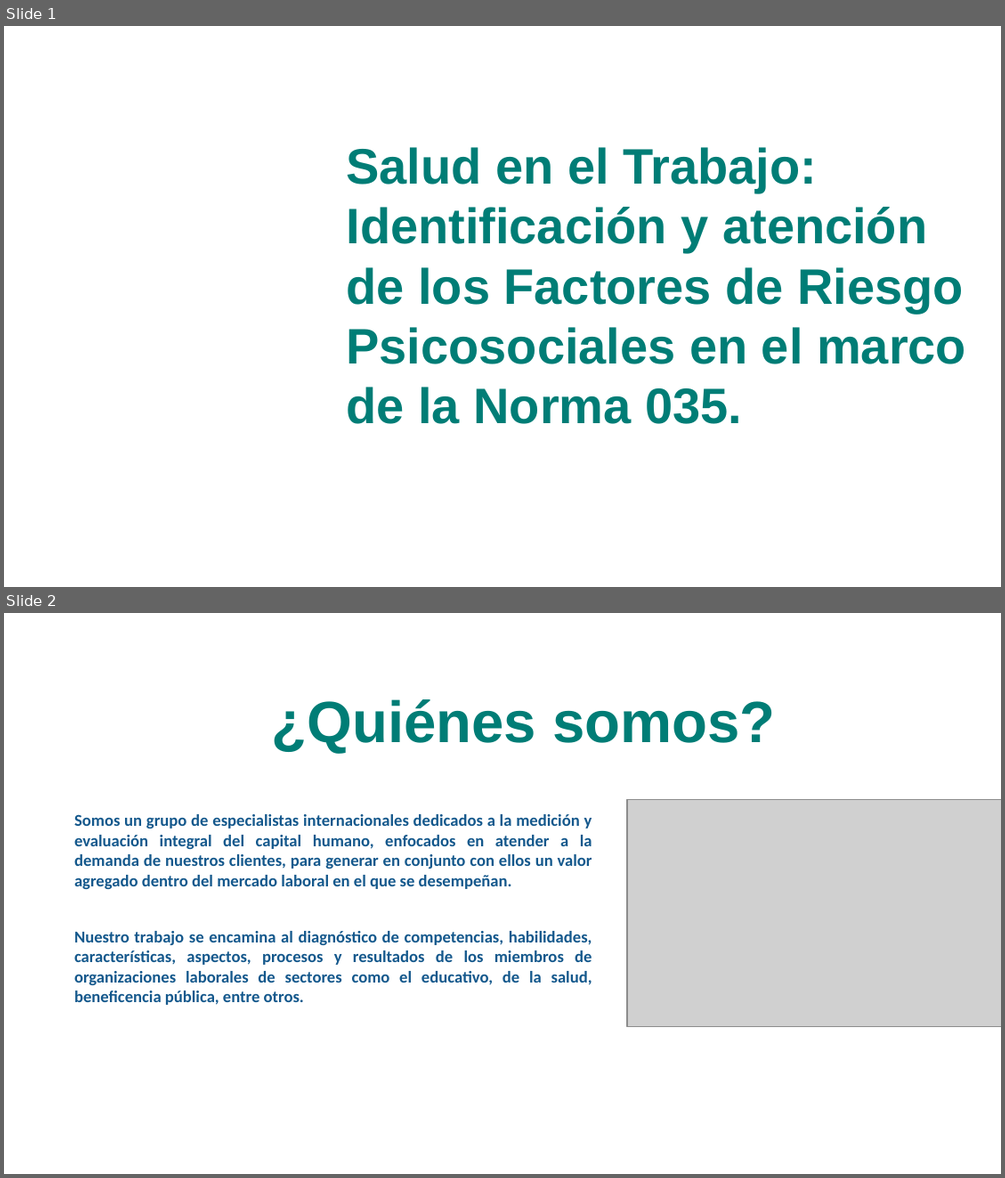
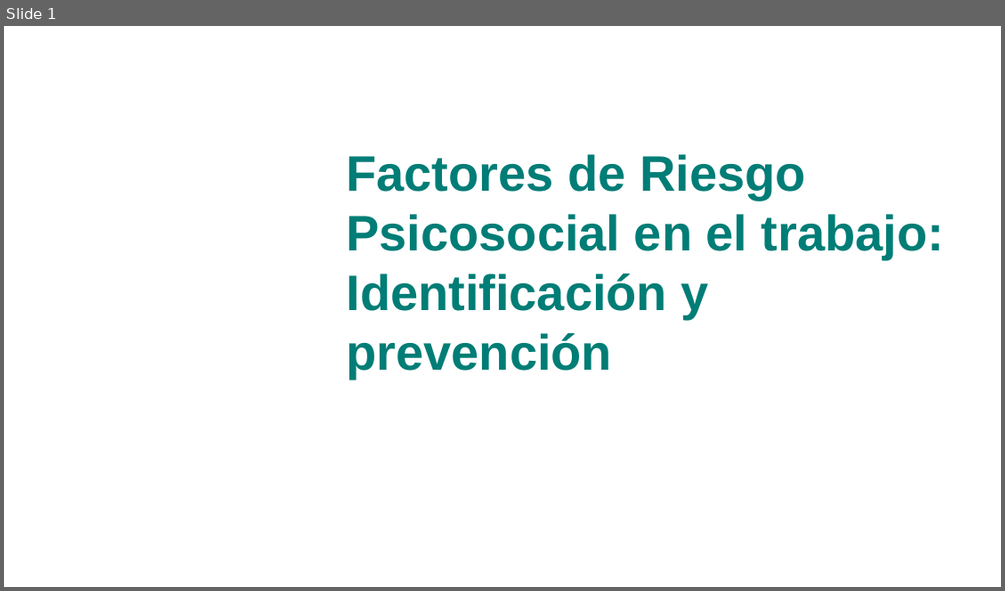
Before and after one commit to Adrifelcha/afchavez-019, a slide deck: Applied Cognitive Diagnostics/Curso Breve - FRP/Mis presentaciones/CB_Modulo-4 - Protocolos.pptx. Shown one above the other, each under a label of ours: slides 1 and 2 before the commit, slide 1 after it. The pictures are 1005x1178 and 1005x591 pixels, drawn with LibreOffice and Linux fonts; fonts in the diff are those of the drawing; grey boxes stand for pictures; background and template pictures are left out. Boxes give left, top, right and bottom in pixels: in the first picture for what was removed or moved away, otherwise in the second. Text is boxed around its words. In the diff, an @@ line names an element or a change of style, - is before the commit and + after.

```diff
--- a/Applied Cognitive Diagnostics/Curso Breve - FRP/Mis presentaciones/CB_Modulo-4 - Protocolos.pptx
+++ b/Applied Cognitive Diagnostics/Curso Breve - FRP/Mis presentaciones/CB_Modulo-4 - Protocolos.pptx
@@ slide 2 removed at (x1=4, y1=613, x2=1001, y2=1174), background picture (left out) @@
@@ rectangle removed at (x1=21, y1=646, x2=935, y2=970) @@
@@ text removed at (x1=272, y1=699, x2=775, y2=753) @@
-¿Quiénes somos?
@@ picture removed at (x1=627, y1=799, x2=1001, y2=1027) @@
@@ text removed at (x1=74, y1=814, x2=592, y2=1005) @@
-Somos un grupo de especialistas internacionales dedicados a la medición y evaluación integral del capital humano, enfocados en atender a la demanda de nuestros clientes, para generar en conjunto con ellos un valor agregado dentro del mercado laboral en el que se desempeñan.
-Nuestro trabajo se encamina al diagnóstico de competencias, habilidades, características, aspectos, procesos y resultados de los miembros de organizaciones laborales de sectores como el educativo, de la salud, beneficencia pública, entre otros.
@@ slide 1 changed as well @@
@@ title at (x1=347, y1=154, x2=944, y2=378): text changed @@
-Salud en el Trabajo: Identificación y atención de los Factores de Riesgo Psicosociales en el marco de la Norma 035.
+Factores de Riesgo Psicosocial en el trabajo: Identificación y prevención
```
Also in this commit, not shown: 3 slides added, 54 other files.
